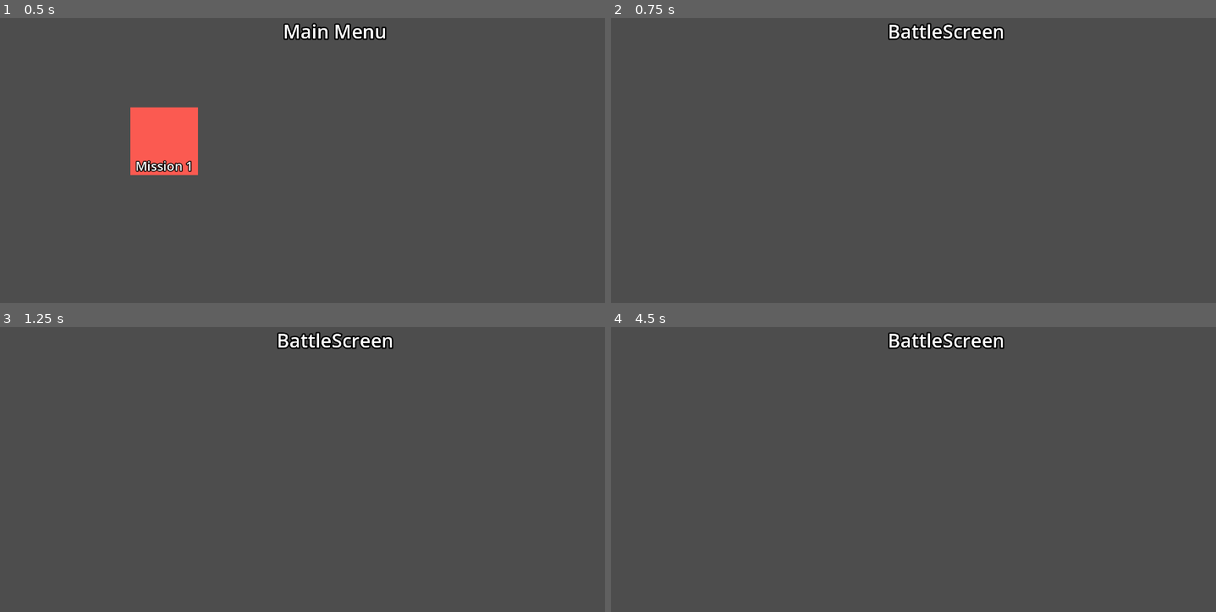
Above: before the commit, frames 1-4 (two rows, left to right).
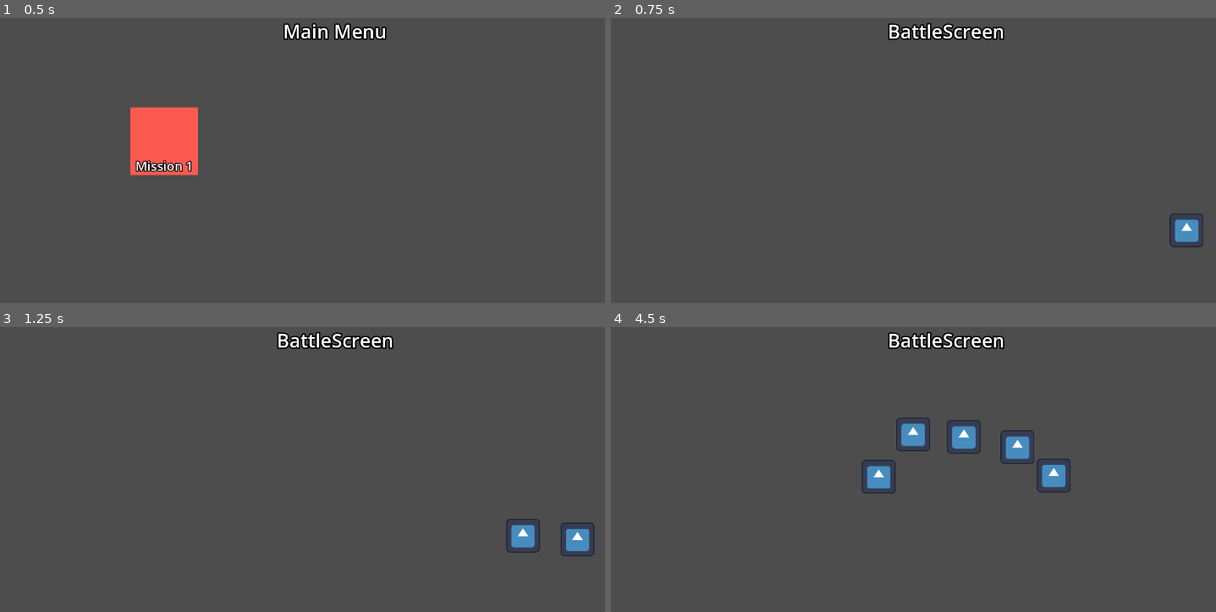
Above: after the commit, the same moments.

Repository: JunkyRoach/towerdefence
Game: Godot game, scene res://Main.tscn
The game is run twice, just before and just after one commit, with the same random seed, the same clock (stepped at 60 frames per second) and the same inputs. The engine's default icon, where the game draws it, is replaced by a stand-in: a white triangle on a blue panel in a dark square.
Inputs (mouse positions are in pixels of both pictures, inside the frame that each line leads up to):
- Up to frame 1 (0.5 s): no input
- Up to frame 2 (0.75 s): click (774, 140) at 0.5 s
- Up to frame 3 (1.25 s): no input
- Up to frame 4 (4.5 s): no input

Frame 1 is identical in both runs. In frame 2, 0.4% of the frame differs, in the area x 92-98%, y 68-81%; in frame 3, 0.8%; in frame 4, 2.1%, in the area x 41-76%, y 31-59%.

Commit message:
EnemyFactory GameController

Diff:
--- a/data/EnemyData.gd
+++ b/data/EnemyData.gd
@@ -3,6 +3,8 @@
 
 @export var title:String = 'Enemy Title'
 
+@export var reach_path_damage:=1
+
 @export var speed:float = 100.0
 @export var max_hp:int = 100
 @export var game_currency_for_kill:int = 10
--- a/data/MissionData.gd
+++ b/data/MissionData.gd
@@ -4,6 +4,6 @@
 
 @export var title:String = 'Mission Title'
 
-
+@export var mission_life:=5
 @export var start_game_currency:int = 150
 @export var waves:Array[WaveData] = []
--- a/data/enemies/fast_enemy.tres
+++ b/data/enemies/fast_enemy.tres
@@ -5,7 +5,7 @@
 [resource]
 script = ExtResource("1_0xwyn")
 title = "Fast Enemy "
-speed = 300.0
-max_hp = 100
+speed = 500.0
+max_hp = 50
 game_currency_for_kill = 10
 metadata/_custom_type_script = "uid://gfrj2mwpwopg"
--- a/project.godot
+++ b/project.godot
@@ -18,6 +18,7 @@
 [autoload]
 
 ScreenController="*res://singletons/ScreenController.gd"
+GameController="*res://singletons/GameController.gd"
 
 [display]
 
--- a/scenes/screens/battle_screen/BattleScreen.gd
+++ b/scenes/screens/battle_screen/BattleScreen.gd
@@ -27,7 +27,6 @@
 
 func _update_data(p_mission_data:MissionData):
 	mission_data = p_mission_data
-	for wave:WaveData in mission_data.waves:
-		for enemy:EnemyData in wave.enemies_in_wave:
-			print(enemy.title)
+	GameController.start_battle(mission_data)
+
 	pass
--- a/scenes/screens/battle_screen/BattleScreen.tscn
+++ b/scenes/screens/battle_screen/BattleScreen.tscn
@@ -1,6 +1,13 @@
-[gd_scene load_steps=2 format=3 uid="uid://dcakup8flmjtf"]
+[gd_scene load_steps=4 format=3 uid="uid://dcakup8flmjtf"]
 
 [ext_resource type="Script" uid="uid://bb70r1l8taesx" path="res://scenes/screens/battle_screen/BattleScreen.gd" id="1_ug4ku"]
+[ext_resource type="Script" uid="uid://b7g1lds2u25ph" path="res://scenes/screens/battle_screen/EnemyFactory.gd" id="2_76kaa"]
+
+[sub_resource type="Curve2D" id="Curve2D_yc5af"]
+_data = {
+"points": PackedVector2Array(0, 0, 0, 0, 1130, 404, 0, 0, 0, 0, 865, 386, 0, 0, 0, 0, 833, 239, 0, 0, 0, 0, 586, 191, 0, 0, 0, 0, 424, 391, 0, 0, 0, 0, 188, 498, 0, 0, 0, 0, 44, 490)
+}
+point_count = 7
 
 [node name="BattleScreen" type="Node2D"]
 script = ExtResource("1_ug4ku")
@@ -13,3 +20,10 @@
 text = "BattleScreen"
 horizontal_alignment = 1
 vertical_alignment = 1
+
+[node name="Path2D" type="Path2D" parent="."]
+curve = SubResource("Curve2D_yc5af")
+
+[node name="EnemyFactory" type="Node" parent="." node_paths=PackedStringArray("path")]
+script = ExtResource("2_76kaa")
+path = NodePath("../Path2D")
--- /dev/null
+++ b/scenes/screens/battle_screen/EnemyFactory.gd
@@ -0,0 +1,19 @@
+extends Node
+
+@export var path:Path2D
+
+
+func _ready() -> void:
+	GameController.batlle_started.connect(spawn_mobs)
+
+	pass
+
+
+
+func spawn_mobs():
+	for enemy:EnemyData in GameController.mission_data.waves[GameController.current_wave].enemies_in_wave:
+		path.add_child(Enemy.instantiate(enemy))
+		await get_tree().create_timer(0.5).timeout
+		print(enemy)
+
+	pass
--- /dev/null
+++ b/scenes/units/Enemy.gd
@@ -0,0 +1,34 @@
+extends PathFollow2D
+class_name Enemy
+var enemy_data:EnemyData
+
+
+static func instantiate(p_enemy_data:EnemyData)->Enemy:
+	var enemy:Enemy = preload("res://scenes/units/Enemy.tscn").instantiate()
+	enemy.update_data(p_enemy_data)
+	return enemy
+
+
+var speed:float
+
+func update_data(p_enemy_data:EnemyData):
+	GameController.mission_lose.connect(destroy)
+	enemy_data = p_enemy_data
+	speed = enemy_data.speed
+
+
+func _process(delta: float) -> void:
+	self.progress += self.speed * delta
+	if self.progress_ratio >=1.0:
+		_reach_path_end()
+
+
+func _reach_path_end():
+	GameController.enemy_reach_end(enemy_data)
+	destroy()
+
+
+func destroy():
+	self.queue_free()
+
+	pass
--- /dev/null
+++ b/scenes/units/Enemy.tscn
@@ -0,0 +1,14 @@
+[gd_scene load_steps=3 format=3 uid="uid://b2ppypg6hdfym"]
+
+[ext_resource type="Script" uid="uid://cocgp8sbrd5da" path="res://scenes/units/Enemy.gd" id="1_rmvmi"]
+[ext_resource type="Texture2D" uid="uid://de61ld1jccfwe" path="res://icon.svg" id="2_20l3p"]
+
+[node name="Enemy" type="PathFollow2D"]
+rotates = false
+cubic_interp = false
+loop = false
+script = ExtResource("1_rmvmi")
+
+[node name="Icon" type="Sprite2D" parent="."]
+scale = Vector2(0.5, 0.5)
+texture = ExtResource("2_20l3p")
--- /dev/null
+++ b/singletons/GameController.gd
@@ -0,0 +1,27 @@
+extends Node
+
+signal batlle_started
+
+signal mission_lose
+
+var mission_data:MissionData
+var mission_hp:int = 5
+
+var game_currency:int
+var current_wave:int
+
+func start_battle(p_mission_data:MissionData):
+	mission_data = p_mission_data
+	game_currency = mission_data.start_game_currency
+	current_wave = 0
+	batlle_started.emit()
+	pass
+
+
+
+func enemy_reach_end(p_enemy_data:EnemyData):
+	mission_hp -=p_enemy_data.reach_path_damage
+	if mission_hp <= 0:
+		mission_lose.emit()
+		MainMenuScreen.show_screen()
+	pass
Not shown, added: scenes/screens/battle_screen/EnemyFactory.gd.uid
Not shown, added: scenes/units/Enemy.gd.uid
Not shown, added: singletons/GameController.gd.uid
